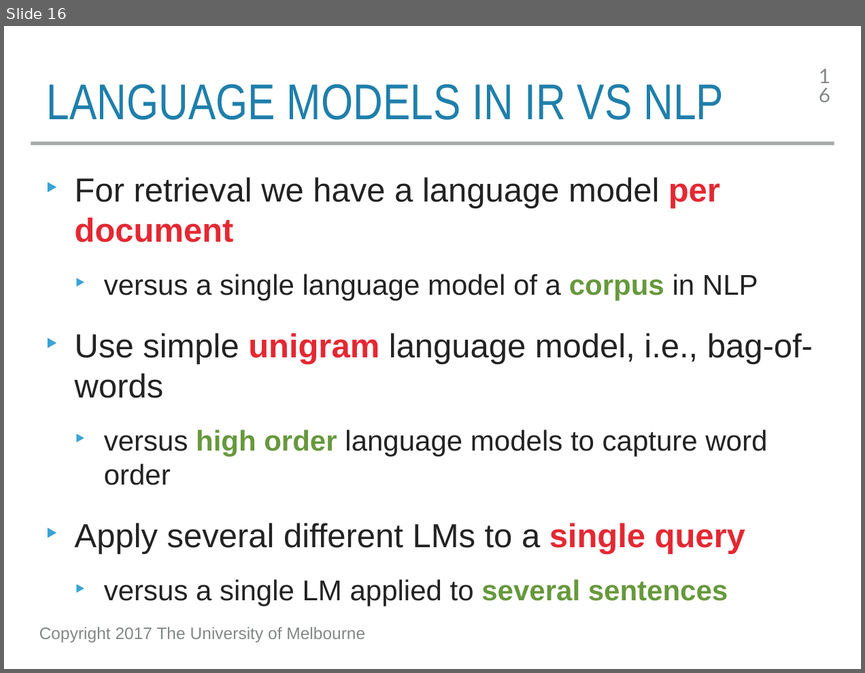
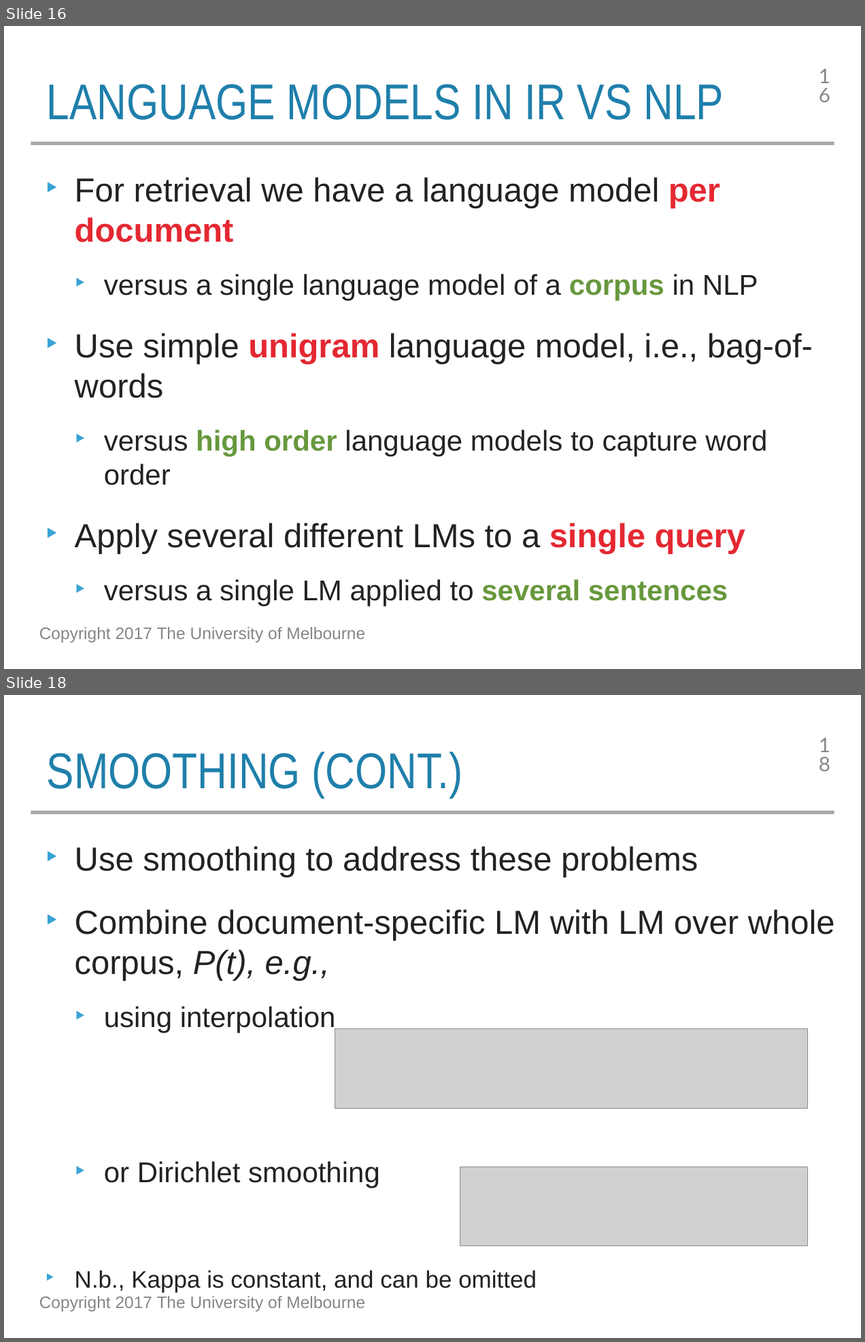
Before and after one commit to trevorcohn/comp90042, a slide deck: slides/WSTA_L17_bm25_lmir.pptx. Shown one above the other, each under a label of ours: slide 16 before the commit, slides 16 and 18 after it; the slides between them are not shown. The pictures are 865x673 and 865x1342 pixels, drawn with LibreOffice and Linux fonts; fonts in the diff are those of the drawing; grey boxes stand for pictures. Boxes give left, top, right and bottom in pixels: in the first picture for what was removed or moved away, otherwise in the second. Text is boxed around its words. In the diff, an @@ line names an element or a change of style, - is before the commit and + after.

```diff
--- a/slides/WSTA_L17_bm25_lmir.pptx
+++ b/slides/WSTA_L17_bm25_lmir.pptx
@@ slide 18 added at (4,695,861,1338), background #FFFFFF; not listed: 3 template elements that a slide beside it also shows @@
@@ title added at (47,751,463,798), 42.2 pt, text #1F7FAB @@
+SMOOTHING (CONT.)
@@ text added at (75,846,835,1291), 28 pt, text #222222 @@
+‣ Use smoothing to address these problems
+‣ Combine document-specific LM with LM over whole corpus, P(t), e.g.,
+  ‣ using interpolation
+  ‣ or Dirichlet smoothing
+‣ N.b., Kappa is constant, and can be omitted
@@ picture added at (334,1028,807,1108) @@
@@ picture added at (460,1167,808,1246) @@
```
Also in this commit, not shown: 7 slides changed, 1 other file.
